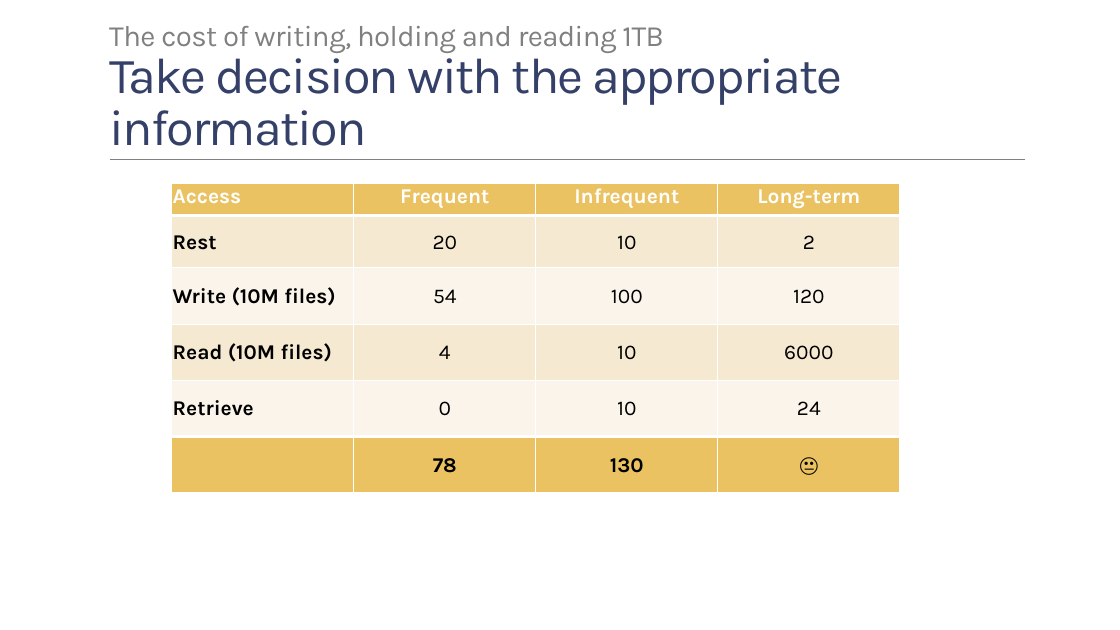
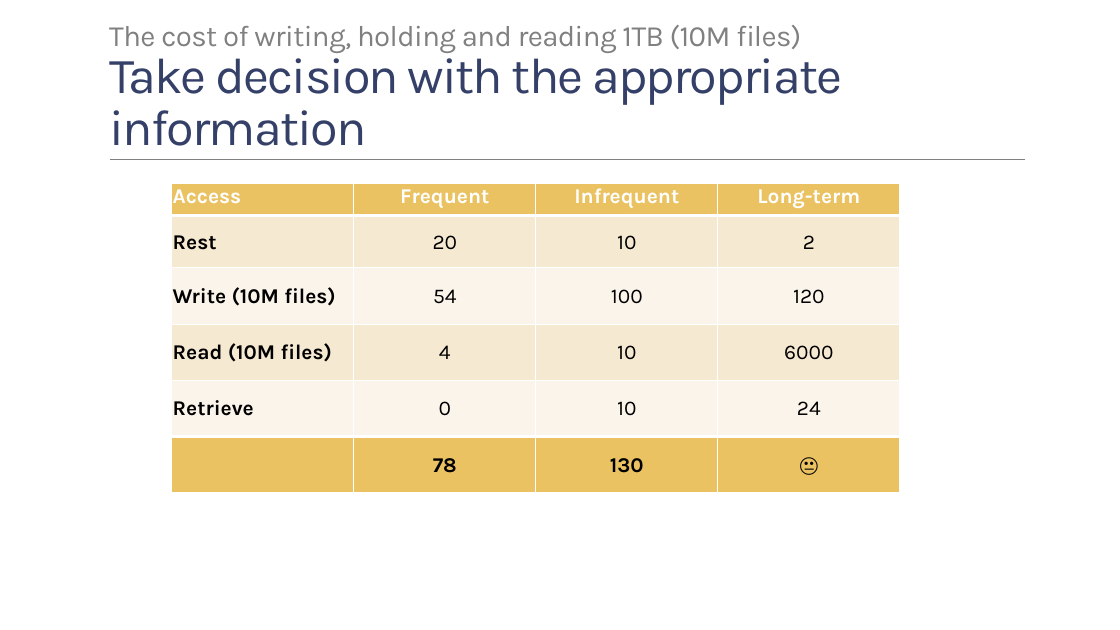
Before and after one commit to childotg/Events.2023, a slide deck: slide 29 of 230425 - DevOpsCon @London/Let's go Hybrid! Is it better.. No. Is it cheaper.. Yes!.pptx (slide 30 before the commit). Drawn at 1120x630 pixels with LibreOffice and Linux fonts; fonts in the diff are those of the drawing; background and template pictures are left out. Boxes give left, top, right and bottom in pixels: in the first picture for what was removed or moved away, otherwise in the second. Text is boxed around its words. In the diff, an @@ line names an element or a change of style, - is before the commit and + after.

```diff
--- a/230425 - DevOpsCon @London/Let's go Hybrid! Is it better.. No. Is it cheaper.. Yes!.pptx
+++ b/230425 - DevOpsCon @London/Let's go Hybrid! Is it better.. No. Is it cheaper.. Yes!.pptx
@@ title at (x1=109, y1=25, x2=842, y2=146): text changed; size 43.2 to 25.2 pt; text colour #344068 to #808080 @@
-The cost of writing, holding and reading 1TB
-Take decision with the appropriate information
+The cost of writing, holding and reading 1TB (10M files)
+Take decision with the appropriate information
```
Also in this commit, not shown: 8 other slides changed, 21 slides added, 6 slides removed, 1 other file.
